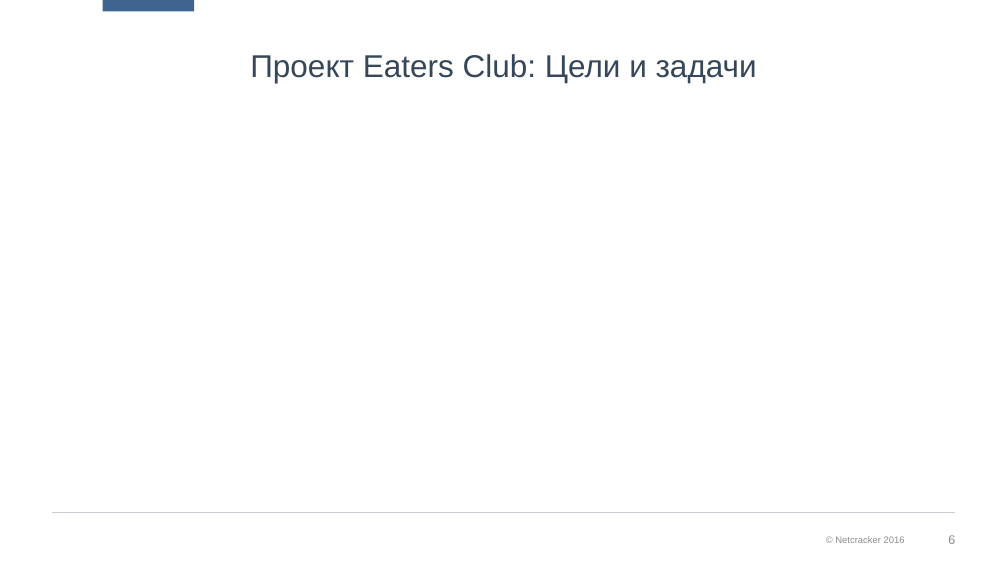
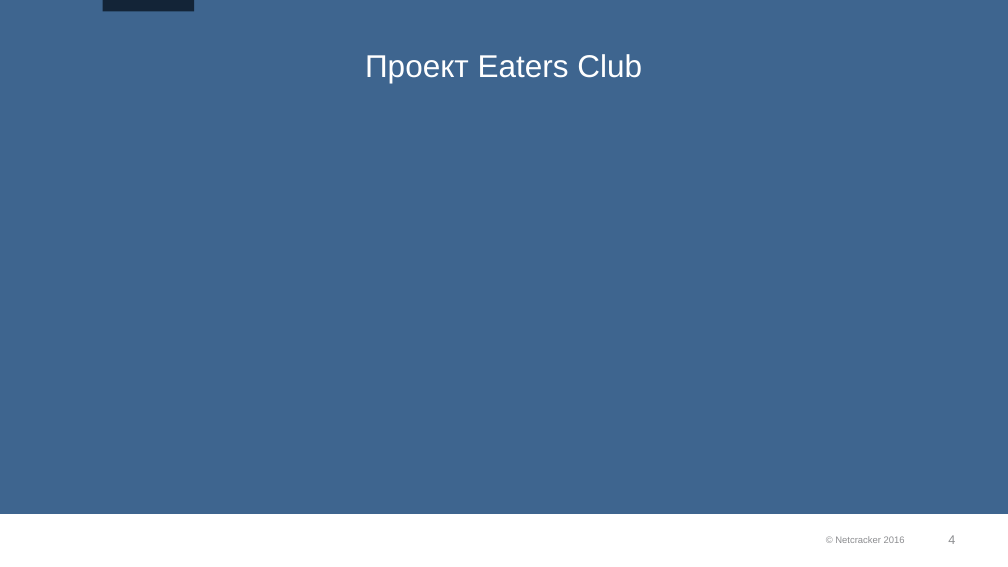
Before and after one commit to ncedu-tlt/2018-eaters-club, a slide deck: slide 4 of Eaters_Club_v0.1.pptx (slide 6 before the commit). Drawn at 1008x567 pixels with LibreOffice and Linux fonts; fonts in the diff are those of the drawing; background and template pictures are left out. Boxes give left, top, right and bottom in pixels: in the first picture for what was removed or moved away, otherwise in the second. Text is boxed around its words. In the diff, an @@ line names an element or a change of style, - is before the commit and + after.

Commit message:
Added some text

```diff
--- a/Eaters_Club_v0.1.pptx
+++ b/Eaters_Club_v0.1.pptx
@@ rectangle added at <box>0,0,1008,514</box>, fill #3E658F @@
@@ rectangle at <box>103,0,194,11</box>: fill #3E658F to #132437 @@
@@ title at <box>365,54,642,83</box>: text changed; text colour #364759 to #FFFFFF @@
-Проект Eaters Club: Цели и задачи
+Проект Eaters Club
@@ line removed from (52, 513) to (956, 513) @@
@@ page number at <box>948,535,955,544</box>: text changed @@
-6
+4
```
Also in this commit, not shown: 6 other slides changed, 2 slides added, 1 slide removed.
